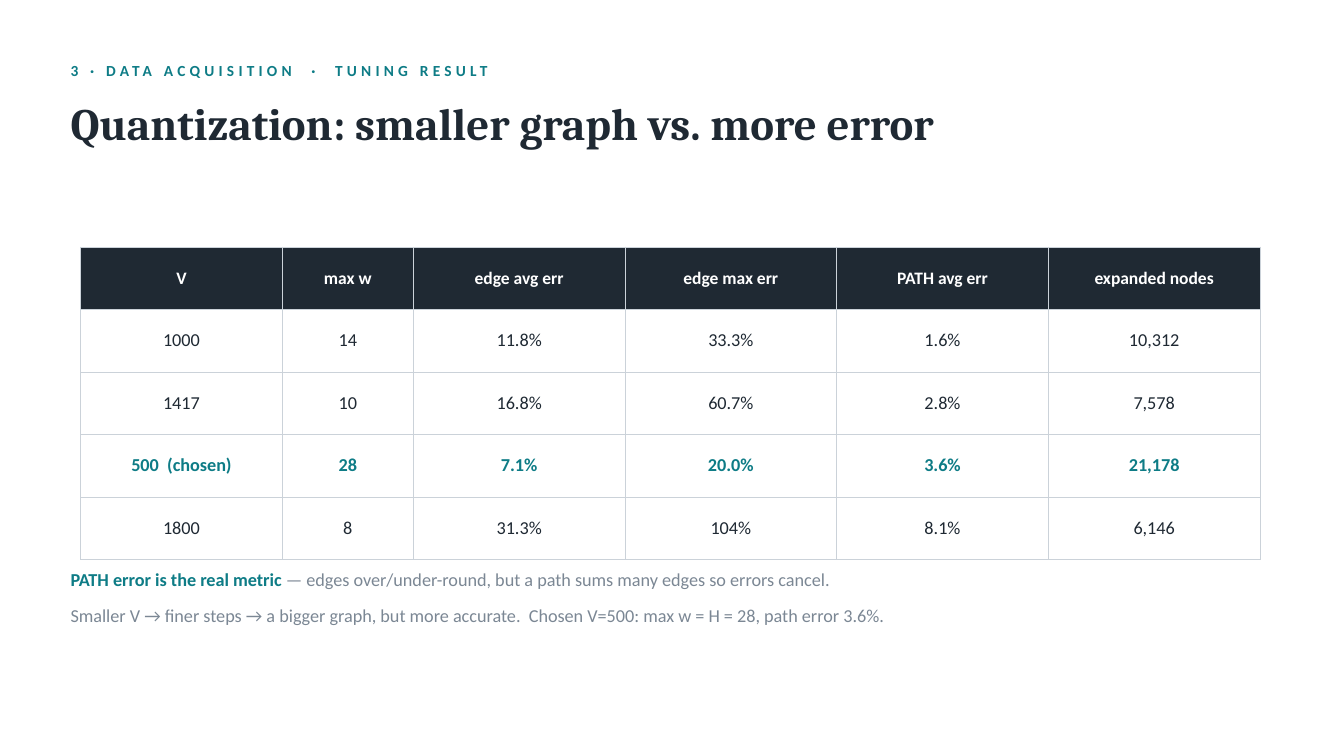
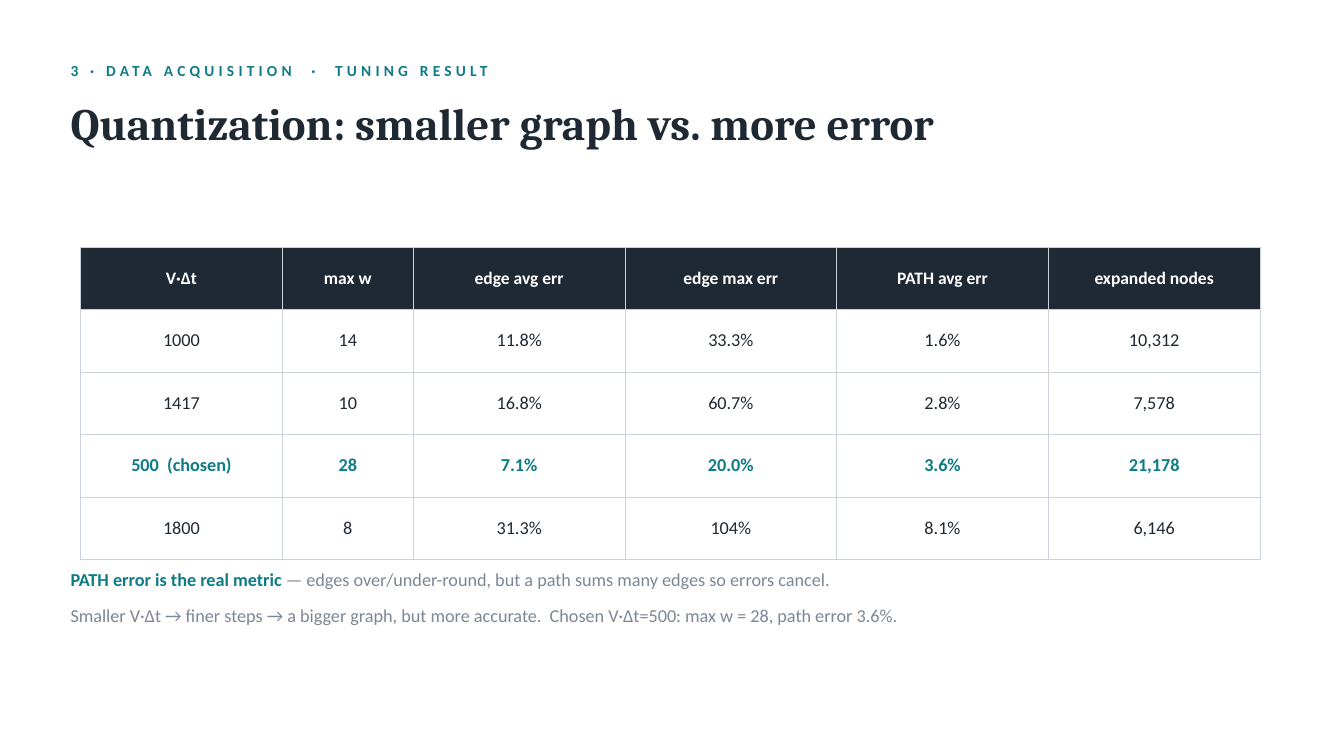
Before and after one commit to dohyunKim0309/OHT_MAPF, a slide deck: slide 10 of results/presentation/OHT_MAPF_presentation.pptx. Drawn at 1344x756 pixels with LibreOffice and Linux fonts; fonts in the diff are those of the drawing. Boxes give left, top, right and bottom in pixels: in the first picture for what was removed or moved away, otherwise in the second. Text is boxed around its words. In the diff, an @@ line names an element or a change of style, - is before the commit and + after.

```diff
--- a/results/presentation/OHT_MAPF_presentation.pptx
+++ b/results/presentation/OHT_MAPF_presentation.pptx
@@ table at [81,247,1260,540] @@
-row 1, column 1: V
+row 1, column 1: V·Δt
@@ text at [71,609,898,625]: text changed @@
-Smaller V → finer steps → a bigger graph, but more accurate. Chosen V=500: max w = H = 28, path error 3.6%.
+Smaller V·Δt → finer steps → a bigger graph, but more accurate. Chosen V·Δt=500: max w = 28, path error 3.6%.
```
Also in this commit, not shown: 5 other slides changed, 1 slide added, 1 slide removed, 1 other file.
